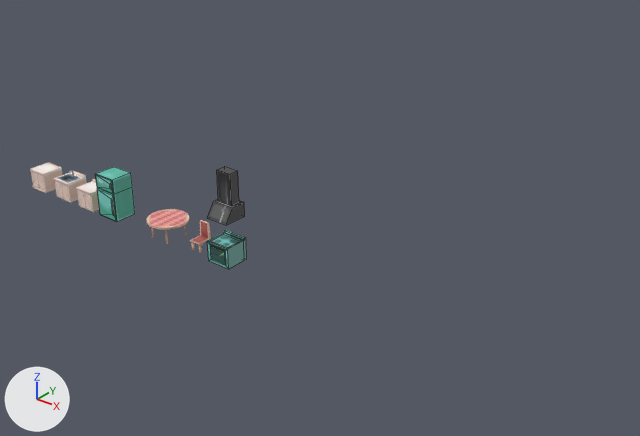
The Blender file Puppy Search/Assets/Models/KitchenCounter/KitchenCounterB.blend, before and after one commit.
Camera for both pictures: a camera (50 mm lens) standing at (16.3, -16.1, 12.4) and looking at (2.5, 1.2, 1.6). Every picture has the same lights, and +X, +Y and +Z are marked at lower left. Mesh edges are drawn as thin lines on the coarser meshes.

Script lines for the objects in view, before the commit:
```python
me_cube_002 = bpy.data.meshes.new('Cube.002')
me_cube_002.from_pydata(...)  # 42 vertices, 40 faces; spans x -0.411..0.411, y -0.406..0.369, z 0.003..1.431
me_cube_002.materials.append(mat_kitchenfridge)  # picture img_kitchenfridge_c_png
me_cube_003 = bpy.data.meshes.new('Cube.003')
me_cube_003.from_pydata(...)  # 44 vertices, 42 faces; spans x -0.398..0.398, y -0.43..0.37, z 0.002..0.717
me_cube_003.materials.append(mat_kitchenstove)  # picture img_kitchenstove_c_png
me_cube_008 = bpy.data.meshes.new('Cube.008')
me_cube_008.from_pydata(...)  # 16 vertices, 14 faces; spans x -0.374..0.374, y -0.374..0.374, z 0.003..1.399
me_cube_008.materials.append(mat_kitchenstove_hood)  # picture img_kitchenstove_hood_c
ob_kitchenfridge = bpy.data.objects.new('KitchenFridge', me_cube_002)
ob_kitchenfridge.location = (-4.92, 0.0, 0.0)
ob_kitchenstove = bpy.data.objects.new('KitchenStove', me_cube_003)
ob_kitchenstove.location = (0.0, 0.0, 0.0)
ob_kitchenstove_hood = bpy.data.objects.new('KitchenStove_Hood', me_cube_008)
ob_kitchenstove_hood.location = (0.0, 0.0, 1.38)
# also in view: 'KitchenCounter_Over' at (-8.6, 0.0, 0.3); 'KitchenSink' at (-7.2, 0.0, 0.4); 'KitchenTable' at (-2.5, 0.0, 0.3)
```
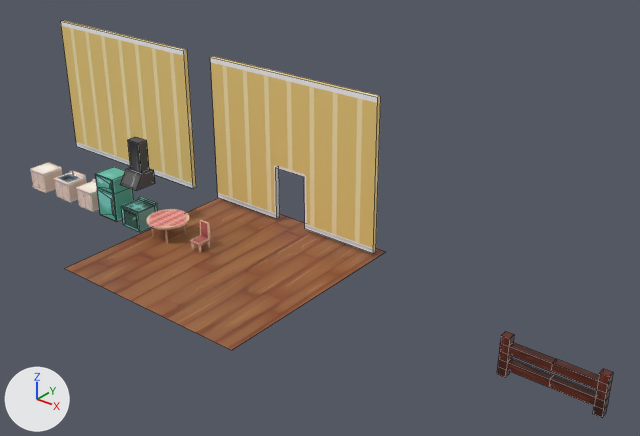
The newer file is also turned or shifted as a whole; pictures and numbers use the older file's frame.

The change in detail:
Picture 'KitchenWalls_C.png' (img_kitchenwalls_c_png) is new.
Picture 'KitchenWalls_C.png.001' (img_kitchenwalls_c_png_001) is new.
Picture 'KitchenFloor_C.png' (img_kitchenfloor_c_png) is new.
Picture 'FarmFence' (img_farmfence) is new.
Material 'KitchenWallsDoor' (mat_kitchenwallsdoor) is new.
Its texture is img_kitchenwalls_c_png.
Material 'KitchenWalls' (mat_kitchenwalls) is new.
Its texture is img_kitchenwalls_c_png_001.
Material 'KitchenFloor' (mat_kitchenfloor) is new.
Its texture is img_kitchenfloor_c_png.
Material 'FarmFence' (mat_farmfence) is new.
Its texture is img_farmfence.
Mesh me_cube_010 is new.
It has 16 vertices, 10 faces and spans x -3.16..3.16, y -0.07..0.07, z 0.1..4.86.
It uses material mat_kitchenwallsdoor (picture img_kitchenwalls_c_png).
Mesh me_cube_009 is new.
It is a box spanning x -3.16..3.16, y -0.07..0.07, z 0.1..4.86.
It uses material mat_kitchenwalls (picture img_kitchenwalls_c_png_001).
Mesh me_plane is new.
It has 4 vertices, 1 face and spans x -3.29..3.29, y -3.29..3.29, z 0.0.
It uses material mat_kitchenfloor (picture img_kitchenfloor_c_png).
Mesh me_cube_011 is new.
It has 56 vertices, 58 faces and spans x -0.11..2.46, y -0.11..0.11, z -0.54..0.54.
It uses material mat_farmfence (picture img_farmfence).
Object 'KitchenStove' (ob_kitchenstove) moves from (0.0, 0.0, 0.0) to (-3.77, 0.0, 0.0).
Object 'KitchenStove_Hood' (ob_kitchenstove_hood) moves from (0.0, 0.0, 1.38) to (-3.77, 0.0, 1.38).
Object 'KitchenWallsDoor' (ob_kitchenwallsdoor) is new; it shows me_cube_010.
Its location is (0.0, 2.87, 0.0).
Object 'KitchenWalls' (ob_kitchenwalls) is new; it shows me_cube_009.
Its location is (-7.5, 2.87, 0.0).
Object 'KitchenFloor' (ob_kitchenfloor) is new; it shows me_plane.
Its location is (0.0, 0.0, 0.0).
Object 'FarmFence' (ob_farmfence) is new; it shows me_cube_011.
Its location is (8.92, 0.0, 0.54).

Where the change shows, as pixel boxes [x1, y1, x2, y2] in the pictures (640 x 436 px):
'KitchenFloor', added (brown)
    after: [65, 198, 386, 351]
'KitchenWallsDoor', added (orange)
    after: [210, 56, 381, 253]
'KitchenWalls', added (yellow)
    after: [61, 21, 196, 188]
'FarmFence', added (brown)
    after: [497, 331, 613, 417]
'KitchenStove_Hood', moved
    before: [207, 166, 245, 225]
    after: [120, 137, 155, 191]
'KitchenStove', moved
    before: [207, 230, 247, 269]
    after: [121, 196, 158, 232]
